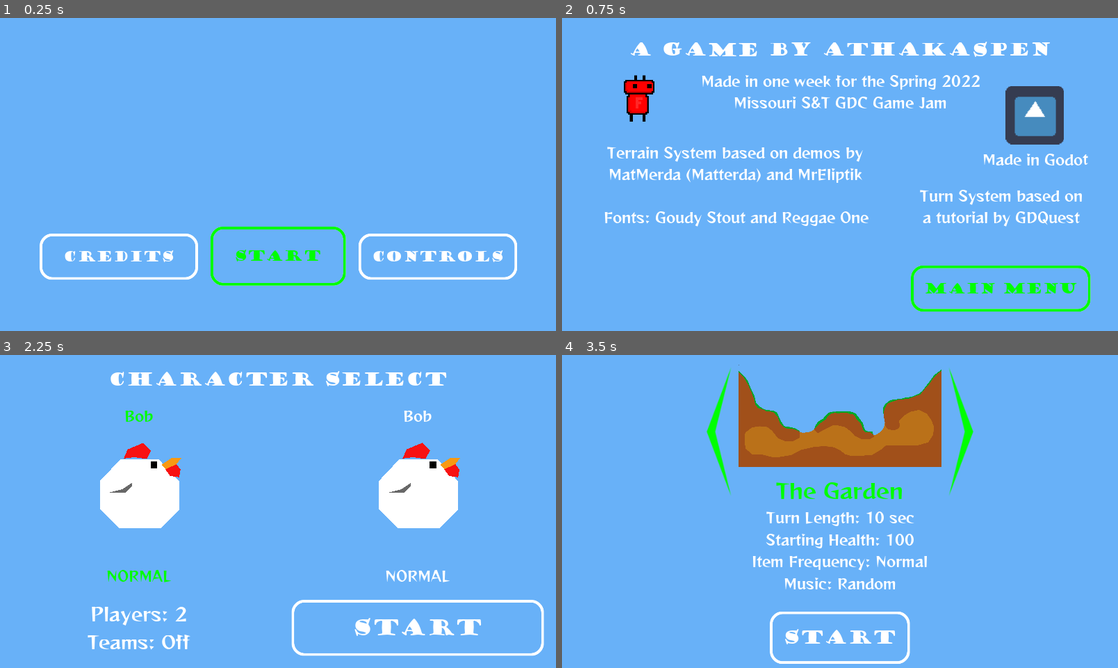
Above: before the commit, frames 1-4 (two rows, left to right).
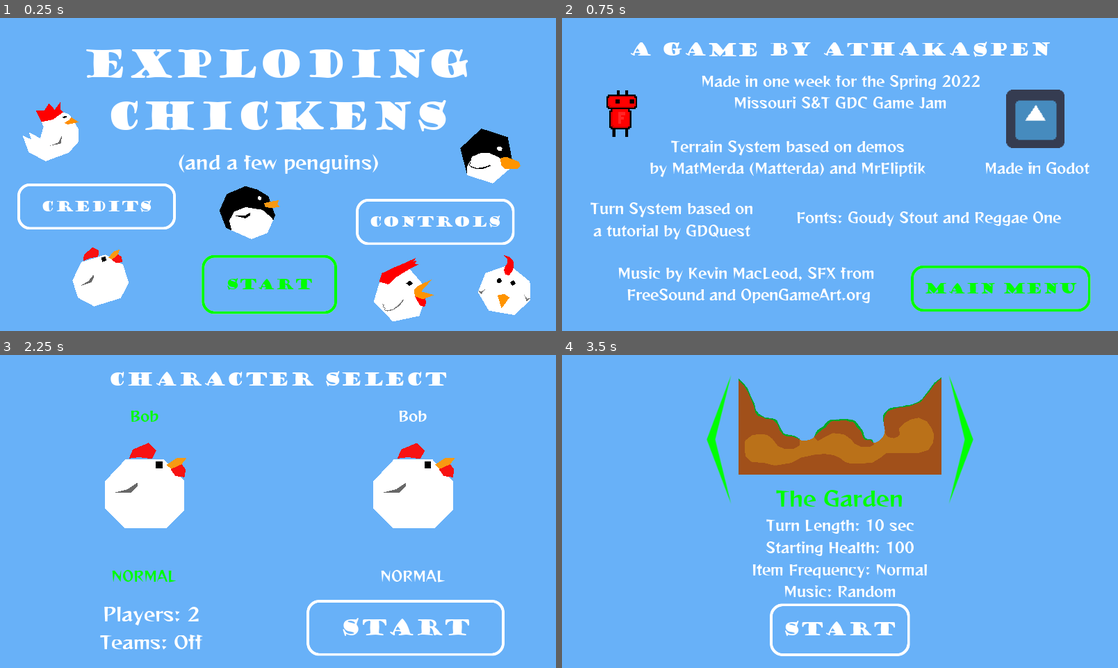
Above: after the commit, the same moments.

Repository: Athakaspen/NotWorms
Game: Godot game, scene res://MainScenes/MainMenu.tscn
Two runs of this game, one before a commit and one after it. Both use one fixed random seed, a clock stepped at 60 frames per second and the inputs below. The engine's default icon, where the game draws it, is replaced by a stand-in: a white triangle on a blue panel in a dark square.
Inputs:
- Up to frame 1 (0.25 s): no input
- Up to frame 2 (0.75 s): click "Credits" at 0.5 s
- Up to frame 3 (2.25 s): click "Main Menu" at 1.25 s; click "Start" at 2 s
- Up to frame 4 (3.5 s): click "Start" at 2.75 s

The runs differ from the first frame. In frame 1, 19% of the frame differs, in the area x 3-96%, y 10-97%; in frame 2, 8.9%; in frame 3, 4.5%; in frame 4, 9.7%.

Commit message:
kinda done?

Diff:
--- a/MainScenes/Credits.tscn
+++ b/MainScenes/Credits.tscn
@@ -52,23 +52,23 @@
 [node name="Terrain" type="Label" parent="."]
 anchor_left = 0.5
 anchor_right = 0.5
-margin_left = -928.0
-margin_top = 400.0
-margin_right = 203.0
-margin_bottom = 601.0
+margin_left = -746.0
+margin_top = 378.0
+margin_right = 385.0
+margin_bottom = 579.0
 custom_fonts/font = SubResource( 2 )
-text = "Terrain System based on demos by
-MatMerda (Matterda) and MrEliptik"
+text = "Terrain System based on demos
+by MatMerda (Matterda) and MrEliptik"
 align = 1
 valign = 1
 
 [node name="Terrain3" type="Label" parent="."]
 anchor_left = 0.5
 anchor_right = 0.5
-margin_left = 166.0
-margin_top = 529.0
-margin_right = 947.0
-margin_bottom = 768.0
+margin_left = -972.0
+margin_top = 574.0
+margin_right = -191.0
+margin_bottom = 813.0
 custom_fonts/font = SubResource( 2 )
 text = "Turn System based on
 a tutorial by GDQuest"
@@ -78,12 +78,25 @@
 [node name="Terrain2" type="Label" parent="."]
 anchor_left = 0.5
 anchor_right = 0.5
-margin_left = -926.0
+margin_left = -261.0
 margin_top = 586.0
-margin_right = 205.0
+margin_right = 870.0
 margin_bottom = 787.0
 custom_fonts/font = SubResource( 2 )
 text = "Fonts: Goudy Stout and Reggae One"
+align = 1
+valign = 1
+
+[node name="Terrain4" type="Label" parent="."]
+anchor_left = 0.5
+anchor_right = 0.5
+margin_left = -890.0
+margin_top = 815.0
+margin_right = 241.0
+margin_bottom = 1016.0
+custom_fonts/font = SubResource( 2 )
+text = "Music by Kevin MacLeod, SFX from
+ FreeSound and OpenGameArt.org"
 align = 1
 valign = 1
 
@@ -97,28 +110,28 @@
 text = "Main Menu"
 
 [node name="Fredbot" type="TextureRect" parent="."]
-margin_left = 204.0
-margin_top = 188.0
-margin_right = 329.0
-margin_bottom = 368.0
+margin_left = 144.0
+margin_top = 240.0
+margin_right = 269.0
+margin_bottom = 420.0
 texture = ExtResource( 6 )
 expand = true
 
 [node name="GodotIcon" type="TextureRect" parent="."]
-margin_left = 1532.0
-margin_top = 234.0
-margin_right = 1734.0
-margin_bottom = 436.0
+margin_left = 1534.0
+margin_top = 247.0
+margin_right = 1736.0
+margin_bottom = 449.0
 texture = ExtResource( 5 )
 expand = true
 
 [node name="Godot" type="Label" parent="GodotIcon"]
 anchor_left = 0.5
 anchor_right = 0.5
-margin_left = -243.0
-margin_top = 192.0
-margin_right = 244.0
-margin_bottom = 313.0
+margin_left = -238.0
+margin_top = 210.0
+margin_right = 249.0
+margin_bottom = 331.0
 custom_fonts/font = SubResource( 2 )
 text = "Made in Godot"
 align = 1
--- a/MainScenes/MainMenu.tscn
+++ b/MainScenes/MainMenu.tscn
@@ -1,8 +1,24 @@
-[gd_scene load_steps=4 format=2]
+[gd_scene load_steps=14 format=2]
 
 [ext_resource path="res://Scripts/Menu.gd" type="Script" id=1]
 [ext_resource path="res://Theme/Fonts/GoudyStout48.tres" type="DynamicFont" id=2]
 [ext_resource path="res://Theme/MainTheme.tres" type="Theme" id=3]
+[ext_resource path="res://SubScenes/REGGAEONE-REGULAR.TTF" type="DynamicFontData" id=4]
+[ext_resource path="res://Theme/GOUDYSTO.TTF" type="DynamicFontData" id=5]
+[ext_resource path="res://SubScenes/PlayerModels/Chicken1.tscn" type="PackedScene" id=6]
+[ext_resource path="res://SubScenes/PlayerModels/Chicken2.tscn" type="PackedScene" id=7]
+[ext_resource path="res://SubScenes/PlayerModels/Chicken4.tscn" type="PackedScene" id=8]
+[ext_resource path="res://SubScenes/PlayerModels/Penguin1.tscn" type="PackedScene" id=9]
+[ext_resource path="res://SubScenes/PlayerModels/Penguin2.tscn" type="PackedScene" id=10]
+[ext_resource path="res://SubScenes/PlayerModels/Chicken3.tscn" type="PackedScene" id=11]
+
+[sub_resource type="DynamicFont" id=1]
+size = 128
+font_data = ExtResource( 5 )
+
+[sub_resource type="DynamicFont" id=2]
+size = 64
+font_data = ExtResource( 4 )
 
 [node name="Menu" type="Node2D"]
 script = ExtResource( 1 )
@@ -11,15 +27,32 @@
 margin_right = 1920.0
 margin_bottom = 1080.0
 
+[node name="Label" type="Label" parent="MenuHolder"]
+anchor_right = 1.0
+margin_top = 73.0
+margin_bottom = 428.0
+custom_fonts/font = SubResource( 1 )
+text = "Exploding
+Chickens"
+align = 1
+
+[node name="Label2" type="Label" parent="MenuHolder"]
+anchor_right = 1.0
+margin_top = 448.0
+margin_bottom = 564.0
+custom_fonts/font = SubResource( 2 )
+text = "(and a few penguins)"
+align = 1
+
 [node name="StartButton" type="Button" parent="MenuHolder"]
 anchor_left = 0.5
 anchor_top = 1.0
 anchor_right = 0.5
 anchor_bottom = 1.0
-margin_left = -237.5
-margin_top = -364.0
-margin_right = 237.5
-margin_bottom = -153.0
+margin_left = -267.0
+margin_top = -266.0
+margin_right = 208.0
+margin_bottom = -55.0
 theme = ExtResource( 3 )
 custom_fonts/font = ExtResource( 2 )
 text = "Start"
@@ -29,10 +62,10 @@
 anchor_top = 1.0
 anchor_right = 0.5
 anchor_bottom = 1.0
-margin_left = -827.0
-margin_top = -340.0
-margin_right = -272.0
-margin_bottom = -174.0
+margin_left = -904.0
+margin_top = -513.0
+margin_right = -349.0
+margin_bottom = -347.0
 theme = ExtResource( 3 )
 custom_fonts/font = ExtResource( 2 )
 text = "Credits"
@@ -42,14 +75,44 @@
 anchor_top = 1.0
 anchor_right = 0.5
 anchor_bottom = 1.0
-margin_left = 274.0
-margin_top = -340.0
-margin_right = 829.0
-margin_bottom = -174.0
+margin_left = 265.0
+margin_top = -460.0
+margin_right = 820.0
+margin_bottom = -294.0
 theme = ExtResource( 3 )
 custom_fonts/font = ExtResource( 2 )
 text = "Controls"
 
+[node name="Bob" parent="." instance=ExtResource( 6 )]
+position = Vector2( 346, 910 )
+rotation = -0.300197
+scale = Vector2( 3, 3 )
+
+[node name="Sneech" parent="." instance=ExtResource( 7 )]
+position = Vector2( 1384, 959 )
+rotation = -0.211185
+scale = Vector2( 3, 3 )
+
+[node name="Todd" parent="." instance=ExtResource( 11 )]
+position = Vector2( 1742, 943 )
+rotation = 0.169297
+scale = Vector2( 3, 3 )
+
+[node name="Kevin" parent="." instance=ExtResource( 8 )]
+position = Vector2( 172, 409 )
+rotation = -0.352557
+scale = Vector2( 3, 3 )
+
+[node name="Pengu" parent="." instance=ExtResource( 9 )]
+position = Vector2( 852, 674 )
+rotation = 0.415388
+scale = Vector2( 3, 3 )
+
+[node name="Gary" parent="." instance=ExtResource( 10 )]
+position = Vector2( 1681, 479 )
+rotation = 0.314159
+scale = Vector2( 3, 3 )
+
 [connection signal="pressed" from="MenuHolder/StartButton" to="." method="_on_StartButton_pressed"]
 [connection signal="pressed" from="MenuHolder/CreditsButton" to="." method="_on_CreditsButton_pressed"]
 [connection signal="pressed" from="MenuHolder/ControlsButton" to="." method="_on_ControlsButton_pressed"]
--- a/MainScenes/MapMenu.tscn
+++ b/MainScenes/MapMenu.tscn
@@ -26,15 +26,15 @@
 alignment = 1
 
 [node name="MapSelect" parent="VBoxContainer" instance=ExtResource( 6 )]
-margin_top = 14.0
-margin_bottom = 523.0
+margin_top = 41.0
+margin_bottom = 550.0
 focus_neighbour_top = NodePath("../StartButton")
 alignment = 1
 
 [node name="TurnLength" type="Label" parent="VBoxContainer"]
-margin_top = 527.0
+margin_top = 554.0
 margin_right = 1920.0
-margin_bottom = 597.0
+margin_bottom = 624.0
 focus_mode = 2
 custom_fonts/font = SubResource( 1 )
 text = "Turn Length"
@@ -46,9 +46,9 @@
 can_loop = false
 
 [node name="Health" type="Label" parent="VBoxContainer"]
-margin_top = 601.0
+margin_top = 628.0
 margin_right = 1920.0
-margin_bottom = 671.0
+margin_bottom = 698.0
 custom_fonts/font = SubResource( 1 )
 text = "Starting Health"
 align = 1
@@ -59,9 +59,9 @@
 can_loop = false
 
 [node name="ChestFreq" type="Label" parent="VBoxContainer"]
-margin_top = 675.0
+margin_top = 702.0
 margin_right = 1920.0
-margin_bottom = 745.0
+margin_bottom = 772.0
 custom_fonts/font = SubResource( 1 )
 text = "Item Frequency"
 align = 1
@@ -72,9 +72,9 @@
 can_loop = false
 
 [node name="Music" type="Label" parent="VBoxContainer"]
-margin_top = 749.0
+margin_top = 776.0
 margin_right = 1920.0
-margin_bottom = 819.0
+margin_bottom = 846.0
 custom_fonts/font = SubResource( 1 )
 text = "Music"
 align = 1
@@ -84,6 +84,7 @@
 choice_list = [ "None", "Random", "Ouroboros", "Raving Energy", "Robobozo", "Rollin at 5" ]
 
 [node name="Spacer" type="Control" parent="VBoxContainer"]
+visible = false
 margin_top = 823.0
 margin_right = 1920.0
 margin_bottom = 873.0
@@ -91,9 +92,9 @@
 
 [node name="StartButton" type="Button" parent="VBoxContainer"]
 margin_left = 709.0
-margin_top = 877.0
+margin_top = 850.0
 margin_right = 1210.0
-margin_bottom = 1066.0
+margin_bottom = 1039.0
 focus_neighbour_bottom = NodePath("../MapSelect")
 size_flags_horizontal = 4
 theme = ExtResource( 5 )
--- a/MainScenes/PlayerMenu.tscn
+++ b/MainScenes/PlayerMenu.tscn
@@ -44,17 +44,18 @@
 [node name="VBoxContainer" type="VBoxContainer" parent="."]
 anchor_right = 1.0
 anchor_bottom = 1.0
-margin_right = 2.0
+margin_left = 36.0
+margin_right = -34.0
 
 [node name="MarginContainer" type="MarginContainer" parent="VBoxContainer"]
-margin_right = 1922.0
+margin_right = 1850.0
 margin_bottom = 169.0
 custom_constants/margin_top = 40
 custom_constants/margin_bottom = 40
 
 [node name="Label" type="Label" parent="VBoxContainer/MarginContainer"]
 margin_top = 40.0
-margin_right = 1922.0
+margin_right = 1850.0
 margin_bottom = 129.0
 custom_fonts/font = SubResource( 1 )
 text = "Character Select"
@@ -62,62 +63,65 @@
 
 [node name="PlayerList" type="HBoxContainer" parent="VBoxContainer"]
 margin_top = 173.0
-margin_right = 1922.0
+margin_right = 1850.0
 margin_bottom = 796.0
 size_flags_vertical = 7
 alignment = 1
 
 [node name="CharacterSelectEntry1" parent="VBoxContainer/PlayerList" instance=ExtResource( 14 )]
 margin_left = 0.0
-margin_right = 317.0
+margin_right = 305.0
 margin_bottom = 623.0
 focus_neighbour_bottom = NodePath("../../MarginContainer2/HBoxContainer/VBoxContainer/NumPlayers")
 
 [node name="CharacterSelectEntry2" parent="VBoxContainer/PlayerList" instance=ExtResource( 14 )]
-margin_left = 321.0
-margin_right = 638.0
+margin_left = 309.0
+margin_right = 614.0
 margin_bottom = 623.0
 
 [node name="CharacterSelectEntry3" parent="VBoxContainer/PlayerList" instance=ExtResource( 14 )]
-margin_left = 642.0
-margin_right = 959.0
+margin_left = 618.0
+margin_right = 923.0
 margin_bottom = 623.0
 
 [node name="CharacterSelectEntry4" parent="VBoxContainer/PlayerList" instance=ExtResource( 14 )]
-margin_left = 963.0
-margin_right = 1280.0
+margin_left = 927.0
+margin_right = 1232.0
 margin_bottom = 623.0
 
 [node name="CharacterSelectEntry5" parent="VBoxContainer/PlayerList" instance=ExtResource( 14 )]
-margin_left = 1284.0
-margin_right = 1601.0
+margin_left = 1236.0
+margin_right = 1541.0
 margin_bottom = 623.0
 
 [node name="CharacterSelectEntry6" parent="VBoxContainer/PlayerList" instance=ExtResource( 14 )]
-margin_left = 1605.0
-margin_right = 1922.0
+margin_left = 1545.0
+margin_right = 1850.0
 margin_bottom = 623.0
 
 [node name="MarginContainer2" type="MarginContainer" parent="VBoxContainer"]
 margin_top = 800.0
-margin_right = 1922.0
+margin_right = 1850.0
 margin_bottom = 1080.0
+custom_constants/margin_right = 100
+custom_constants/margin_left = 100
 
 [node name="HBoxContainer" type="HBoxContainer" parent="VBoxContainer/MarginContainer2"]
-margin_right = 1922.0
+margin_left = 100.0
+margin_right = 1750.0
 margin_bottom = 280.0
 rect_min_size = Vector2( 0, 200 )
 alignment = 1
 
 [node name="VBoxContainer" type="VBoxContainer" parent="VBoxContainer/MarginContainer2/HBoxContainer"]
-margin_right = 959.0
+margin_right = 771.0
 margin_bottom = 280.0
 size_flags_horizontal = 3
 alignment = 1
 
 [node name="NumPlayers" type="Label" parent="VBoxContainer/MarginContainer2/HBoxContainer/VBoxContainer"]
 margin_top = 44.0
-margin_right = 959.0
+margin_right = 771.0
 margin_bottom = 138.0
 focus_mode = 2
 custom_fonts/font = SubResource( 3 )
@@ -130,7 +134,7 @@
 
 [node name="TeamMode" type="Label" parent="VBoxContainer/MarginContainer2/HBoxContainer/VBoxContainer"]
 margin_top = 142.0
-margin_right = 959.0
+margin_right = 771.0
 margin_bottom = 236.0
 custom_fonts/font = SubResource( 3 )
 text = "Teams"
@@ -140,9 +144,15 @@
 choice_list = [ "Off", "2", "3" ]
 can_loop = false
 
+[node name="Spacer" type="Control" parent="VBoxContainer/MarginContainer2/HBoxContainer"]
+margin_left = 775.0
+margin_right = 875.0
+margin_bottom = 280.0
+rect_min_size = Vector2( 100, 0 )
+
 [node name="MarginContainer" type="MarginContainer" parent="VBoxContainer/MarginContainer2/HBoxContainer"]
-margin_left = 963.0
-margin_right = 1922.0
+margin_left = 879.0
+margin_right = 1650.0
 margin_bottom = 280.0
 size_flags_horizontal = 3
 custom_constants/margin_right = 40
@@ -153,7 +163,7 @@
 [node name="StartButton" type="Button" parent="VBoxContainer/MarginContainer2/HBoxContainer/MarginContainer"]
 margin_left = 40.0
 margin_top = 40.0
-margin_right = 919.0
+margin_right = 731.0
 margin_bottom = 240.0
 size_flags_vertical = 3
 theme = ExtResource( 4 )
--- a/Scripts/Weapons/BombBag_Proj.gd
+++ b/Scripts/Weapons/BombBag_Proj.gd
@@ -101,7 +101,7 @@
 #	call_deferred("queue_free")
 
 func _on_Timer_timeout():
-	self.queue_free()
+	release_bombs()
 
 func _on_BombBag_Proj_body_entered(body):
 	if body.is_in_group("Destructible") or body.is_in_group("Damageable"):
--- a/SubScenes/PlayerModels/Penguin1.tscn
+++ b/SubScenes/PlayerModels/Penguin1.tscn
@@ -3,7 +3,6 @@
 [node name="Pengu" type="Node2D"]
 
 [node name="normal" type="Polygon2D" parent="."]
-visible = false
 position = Vector2( -6, 11 )
 scale = Vector2( 2.53846, 2.53846 )
 z_index = -5
@@ -78,6 +77,7 @@
 polygon = PoolVector2Array( -5.51515, -9.06061, -7, -7, -11.4242, -5.12122, -6.30303, -5.90909, -4.72728, -8.27273 )
 
 [node name="green" type="Polygon2D" parent="."]
+visible = false
 position = Vector2( -6, 11 )
 scale = Vector2( 2.53846, 2.53846 )
 z_index = -5
